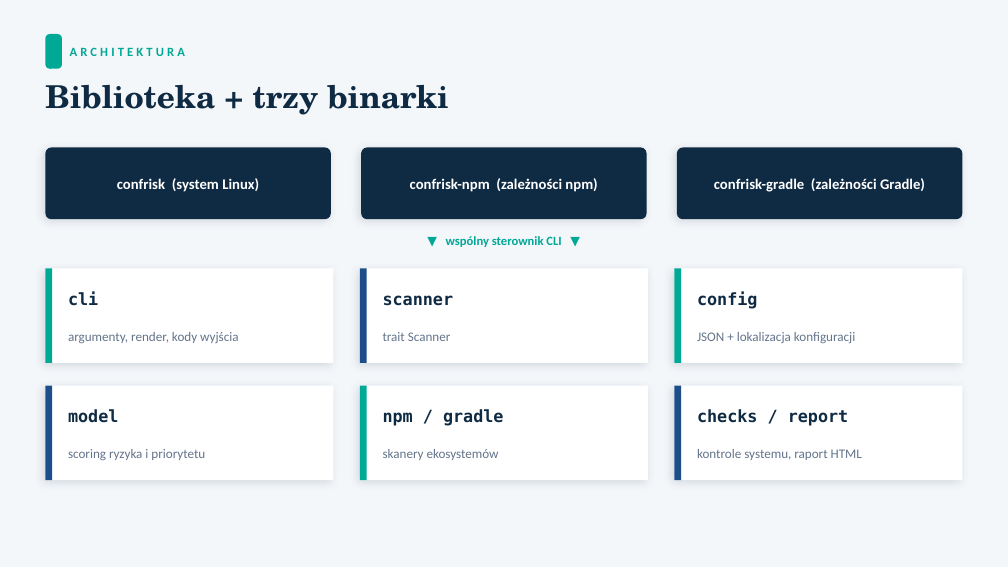
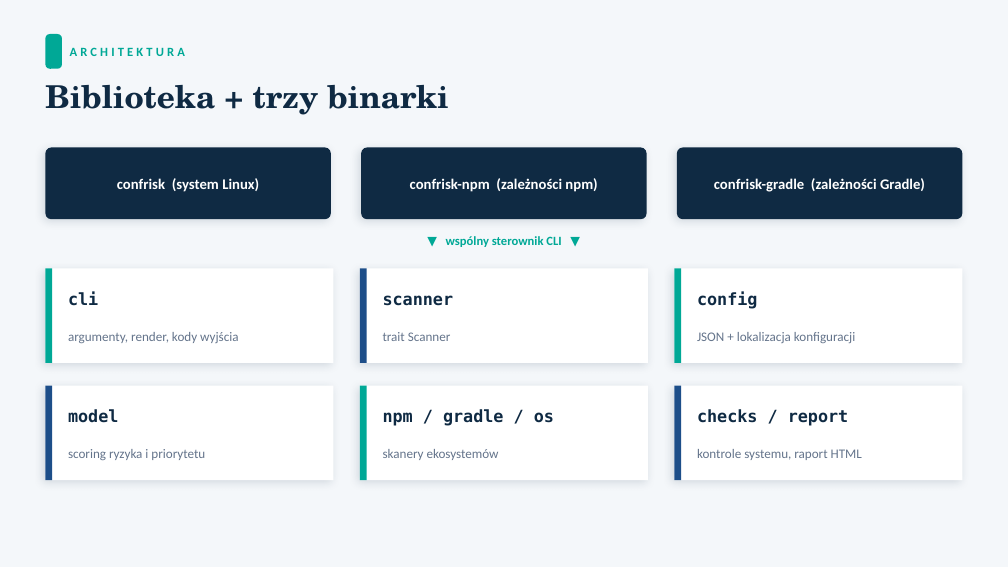
Before and after one commit to matjamr/linux-security-scanner, a slide deck: slide 6 of docs/Prezentacja_confrisk.pptx. Drawn at 1008x567 pixels with LibreOffice and Linux fonts; fonts in the diff are those of the drawing. Boxes give left, top, right and bottom in pixels: in the first picture for what was removed or moved away, otherwise in the second. Text is boxed around its words. In the diff, an @@ line names an element or a change of style, - is before the commit and + after.

```diff
--- a/docs/Prezentacja_confrisk.pptx
+++ b/docs/Prezentacja_confrisk.pptx
@@ text at [383, 409, 554, 426]: text changed @@
-npm / gradle
+npm / gradle / os
```
Also in this commit, not shown: 10 other slides changed, 2 slides removed, 16 other files.
